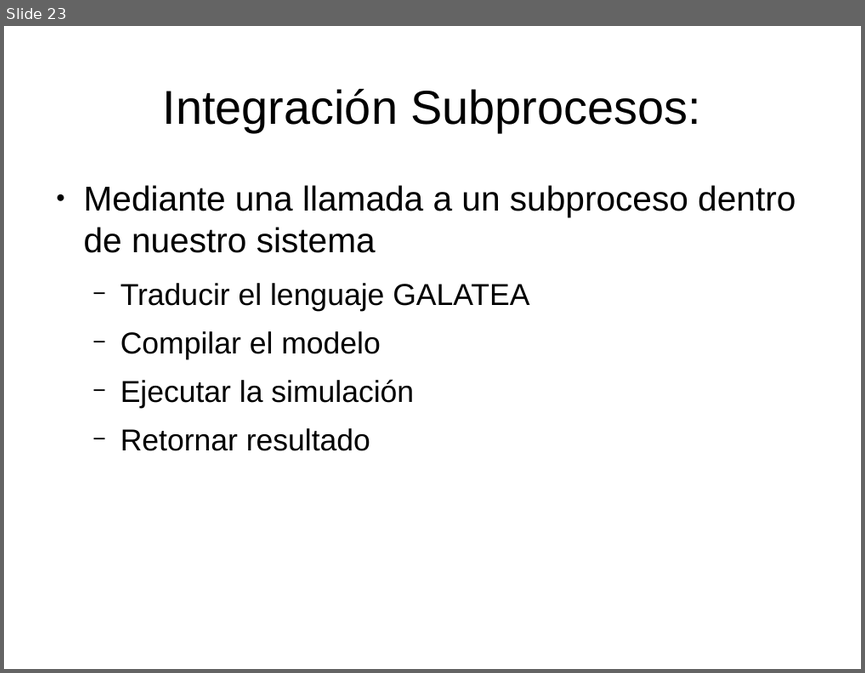
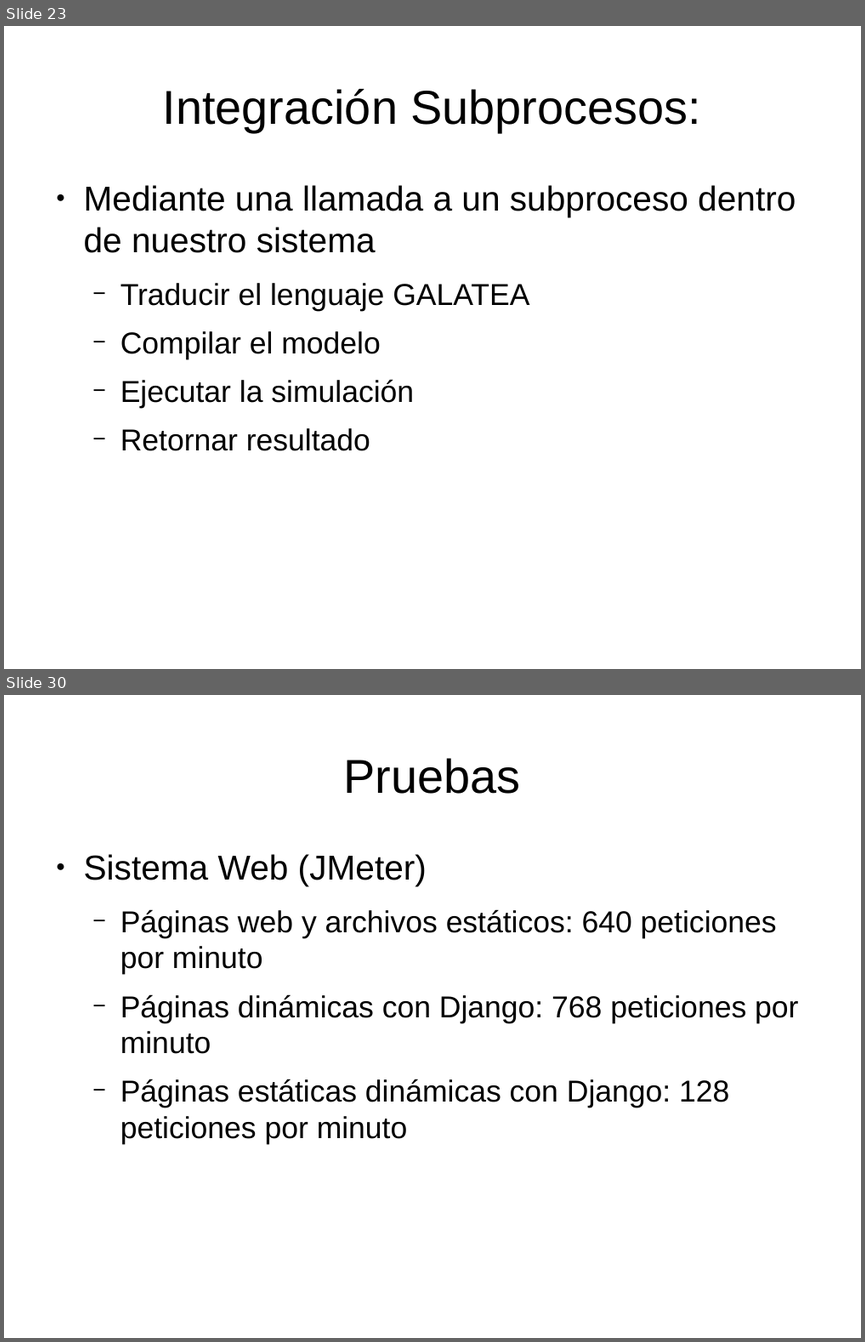
Before and after one commit to velasquezerik/tesis-doc, a slide deck: Presentacion/Presentacion Tesis.odp. Shown one above the other, each under a label of ours: slide 23 before the commit, slides 23 and 30 after it; the slides between them are not shown. The pictures are 865x673 and 865x1342 pixels, drawn with LibreOffice and Linux fonts; fonts in the diff are those of the drawing. Boxes give left, top, right and bottom in pixels: in the first picture for what was removed or moved away, otherwise in the second. Text is boxed around its words. In the diff, an @@ line names an element or a change of style, - is before the commit and + after.

```diff
--- a/Presentacion/Presentacion Tesis.odp
+++ b/Presentacion/Presentacion Tesis.odp
@@ slide 30 added at box(4, 695, 861, 1338), background #FFFFFF @@
@@ title added at box(344, 758, 521, 794), 44 pt, text #000000 @@
+Pruebas
@@ text added at box(84, 854, 798, 1144), 28 pt, text #000000 @@
+● Sistema Web (JMeter)
+  − Páginas web y archivos estáticos: 640 peticiones por minuto
+  − Páginas dinámicas con Django: 768 peticiones por minuto
+  − Páginas estáticas dinámicas con Django: 128 peticiones por minuto
```
Also in this commit, not shown: 12 other slides added, 4 other files.
